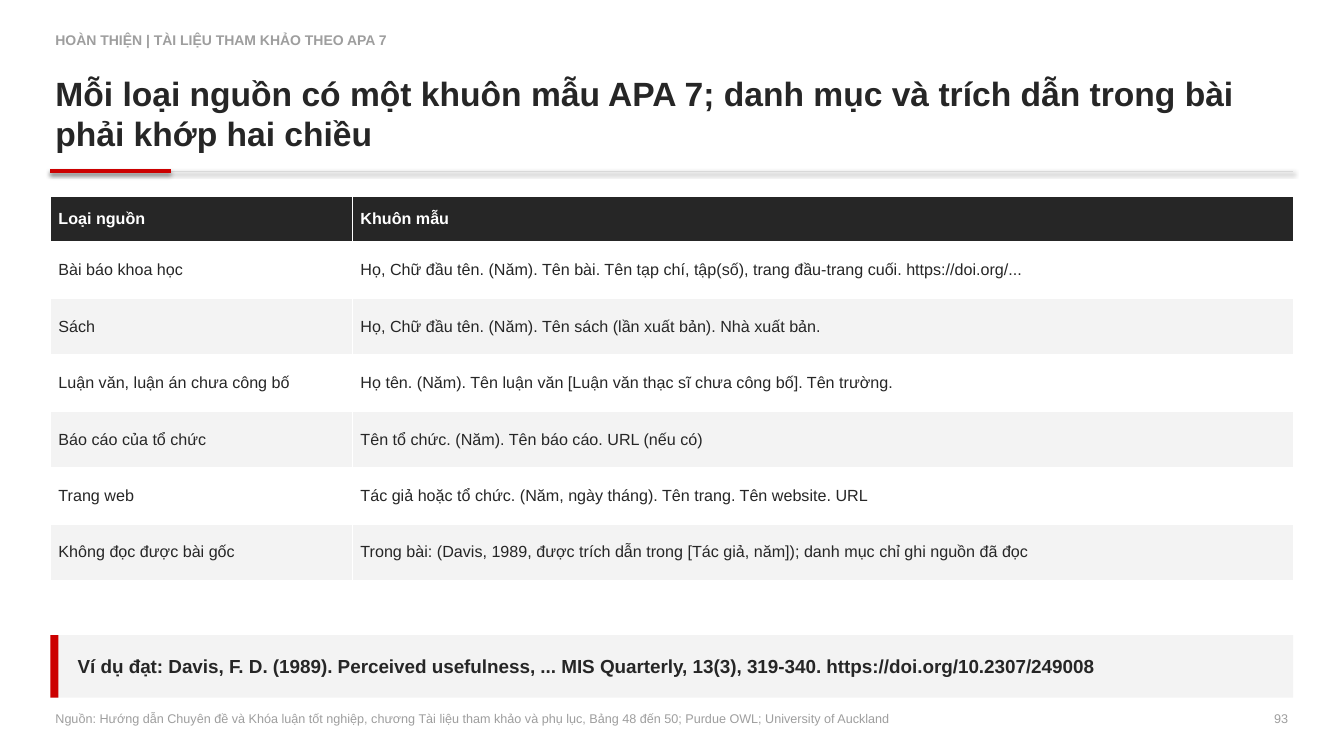
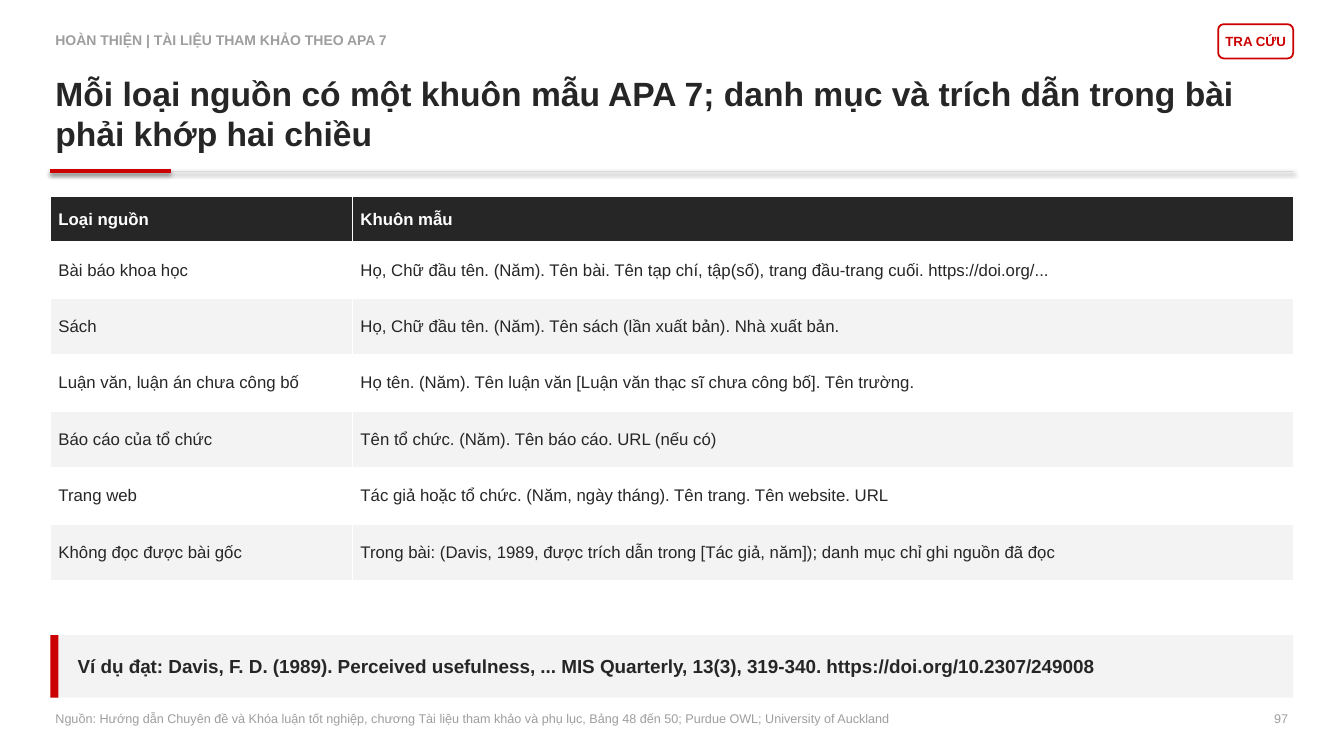
Before and after one commit to johnneinadlerr0353-bot/sachhuongdan, a slide deck: slide 97 of Core_Slide_2_HD2_Bain.pptx (slide 93 before the commit). Drawn at 1344x756 pixels with LibreOffice and Linux fonts; fonts in the diff are those of the drawing. Boxes give left, top, right and bottom in pixels: in the first picture for what was removed or moved away, otherwise in the second. Text is boxed around its words. In the diff, an @@ line names an element or a change of style, - is before the commit and + after.

```diff
--- a/Core_Slide_2_HD2_Bain.pptx
+++ b/Core_Slide_2_HD2_Bain.pptx
@@ rounded rectangle added at (x1=1219, y1=24, x2=1294, y2=58), fill #FFFFFF, outline #CC0000 1.25 pt, 9.5 pt, text #CC0000, bold @@
+TRA CỨU
@@ table at (x1=50, y1=197, x2=1294, y2=581) @@
@@ size 11.5 to 12 pt @@
@@ text at (x1=1274, y1=714, x2=1288, y2=723): text changed @@
-93
+97
```
Also in this commit, not shown: 93 other slides changed, 4 slides added, 1 other file.
